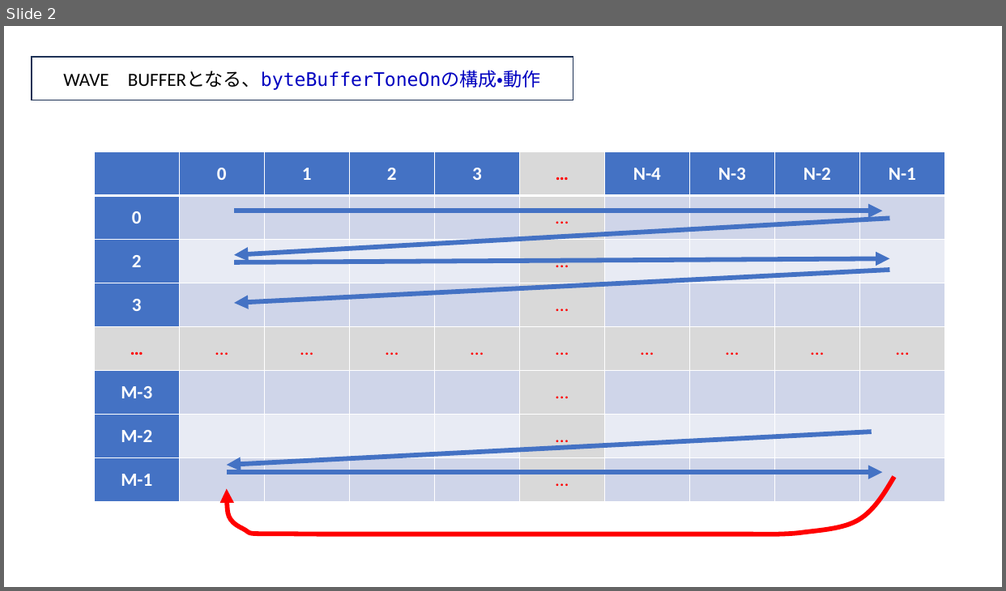
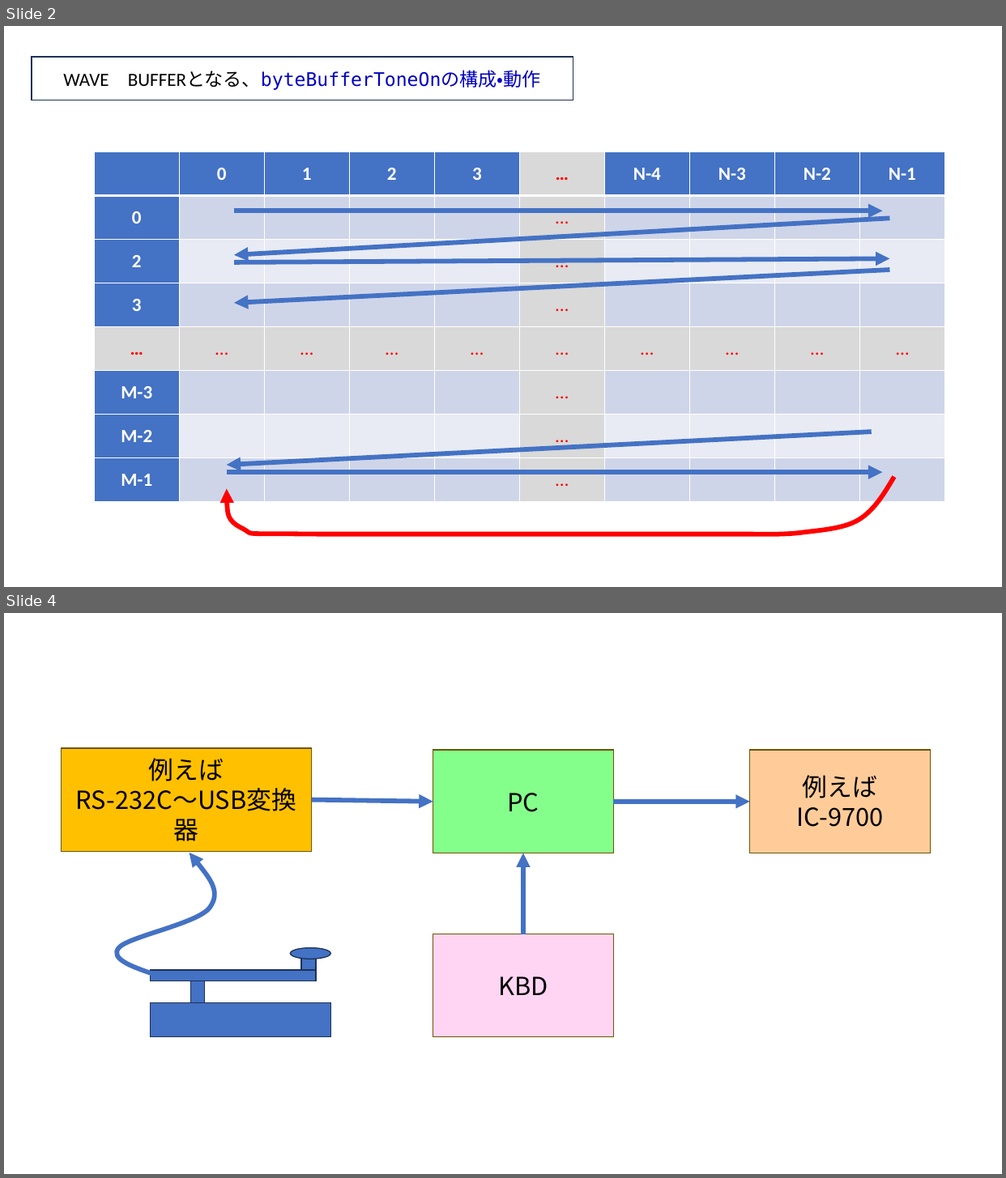
Before and after one commit to chacha-oyaji/f2a, a slide deck: 設計用資料/Structure.pptx. Shown one above the other, each under a label of ours: slide 2 before the commit, slides 2 and 4 after it; the slides between them are not shown. The pictures are 1006x591 and 1006x1178 pixels, drawn with LibreOffice and Linux fonts; fonts in the diff are those of the drawing. Boxes give left, top, right and bottom in pixels: in the first picture for what was removed or moved away, otherwise in the second. Text is boxed around its words. In the diff, an @@ line names an element or a change of style, - is before the commit and + after.

```diff
--- a/設計用資料/Structure.pptx
+++ b/設計用資料/Structure.pptx
@@ slide 4 added at <box>4,613,1002,1174</box>, background #FFFFFF @@
@@ rectangle added at <box>61,748,312,852</box>, fill #FFC000, outline #705400 1 pt, 24 pt, text #000000 @@
+例えば
+RS-232C～USB変換器
@@ rectangle added at <box>433,750,613,854</box>, fill #85FF8B, outline #705400 1 pt, 24 pt, text #000000 @@
+PC
@@ rectangle added at <box>750,750,930,854</box>, fill #FFCC99, outline #705400 1 pt, 24 pt, text #000000 @@
+例えば
+IC-9700
@@ arrow added from (312, 800) to (433, 802), #4472C4 4.5 pt @@
@@ arrow added from (613, 802) to (750, 802), #4472C4 4.5 pt @@
@@ freeform shape added at <box>117,853,215,974</box>, outline #4472C4 4.5 pt @@
@@ arrow added from (523, 934) to (523, 854), #4472C4 4.5 pt @@
@@ ellipse added at <box>290,948,330,960</box>, fill #4472C4, outline #1E3256 1 pt @@
@@ rectangle added at <box>433,934,613,1037</box>, fill #FFD5F3, outline #705400 1 pt, 24 pt, text #000000 @@
+KBD
@@ rectangle added at <box>150,970,315,982</box>, fill #4472C4, outline #1E3256 1 pt @@
@@ rectangle added at <box>301,954,316,970</box>, fill #4472C4, outline #1E3256 1 pt @@
@@ rectangle added at <box>190,982,205,1003</box>, fill #4472C4, outline #1E3256 1 pt @@
@@ rectangle added at <box>150,1003,330,1037</box>, fill #4472C4, outline #1E3256 1 pt @@
```
Also in this commit, not shown: 4 other slides added, 7 other files.
